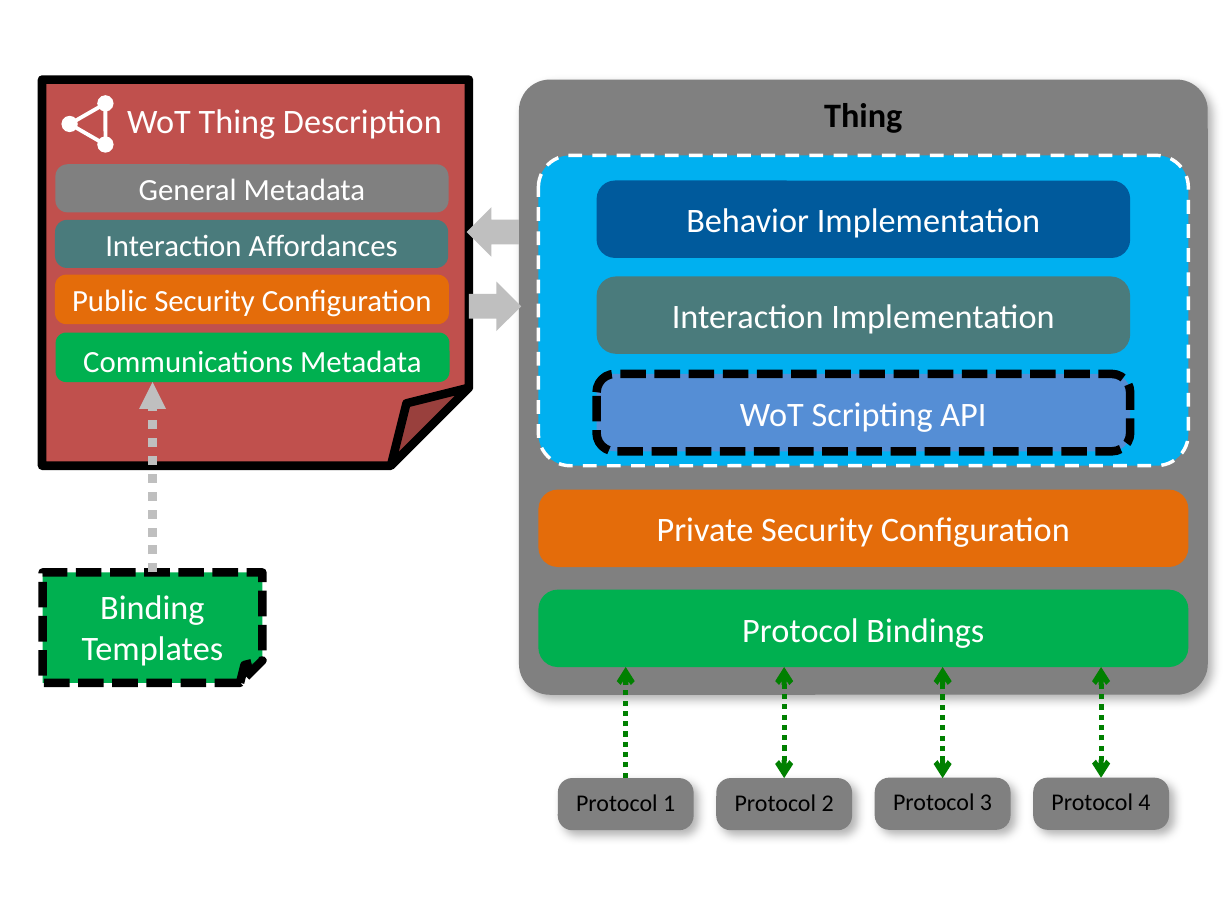
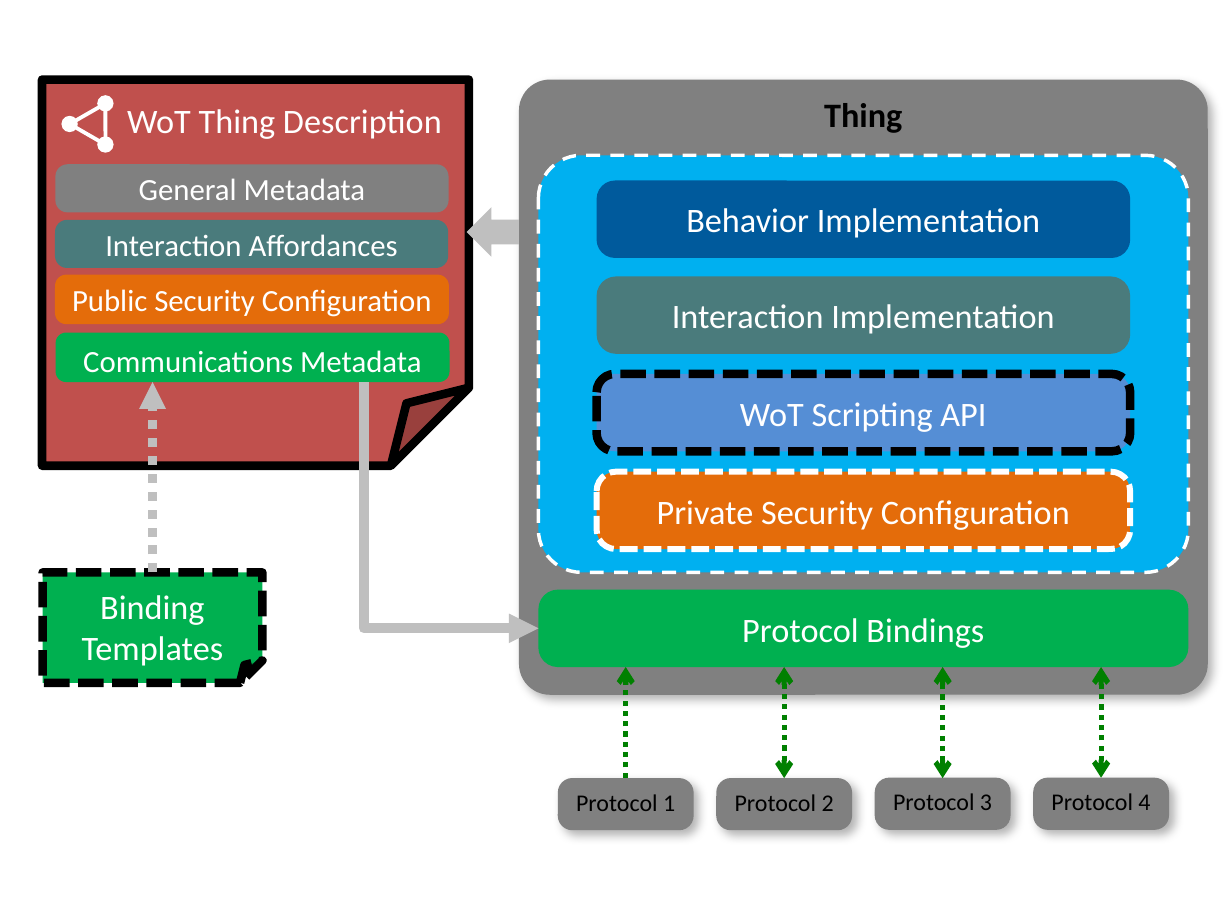
Before and after one commit to w3c/wot-architecture, a slide deck: slide 4 of images/wot-architecture-figures-new.pptx. Drawn at 1232x924 pixels with LibreOffice and Linux fonts; fonts in the diff are those of the drawing. Boxes give left, top, right and bottom in pixels: in the first picture for what was removed or moved away, otherwise in the second. Text is boxed around its words. In the diff, an @@ line names an element or a change of style, - is before the commit and + after.

```diff
--- a/images/wot-architecture-figures-new.pptx
+++ b/images/wot-architecture-figures-new.pptx
@@ rounded rectangle: place and size @@
-rounded rectangle at bbox=[538, 155, 1189, 466]
+rounded rectangle at bbox=[538, 155, 1189, 573]
@@ down arrow removed at bbox=[469, 282, 522, 331] @@
@@ elbow arrow added from (363, 382) to (538, 628), #BFBFBF 5.75 pt @@
@@ rounded rectangle "Private Security Configuration": place and size @@
-rounded rectangle "Private Security Configuration" at bbox=[538, 489, 1189, 567]
+rounded rectangle "Private Security Configuration" at bbox=[596, 472, 1130, 549]
@@ rounded rectangle "Private Security Configuration" at bbox=[596, 472, 1130, 549]: outline none to #FFFFFF 3.5 pt dashed @@
```
Also in this commit, not shown: 5 other slides changed, 4 other files.
